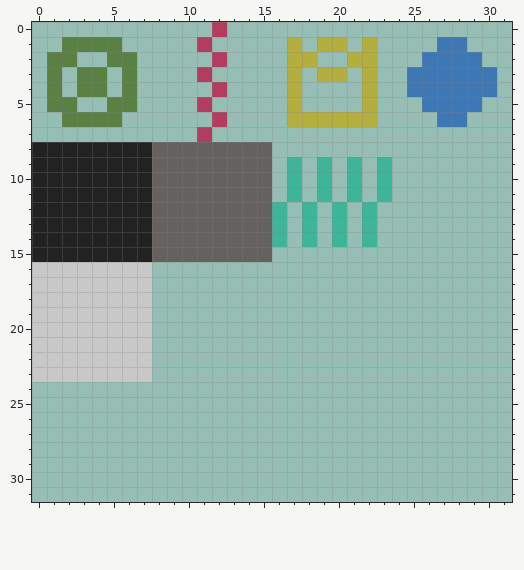
One commit to this pixel-art sprite: assets/tiles.png. Above is the file before it was changed.
The file is 32x32 pixels.
Once edited:
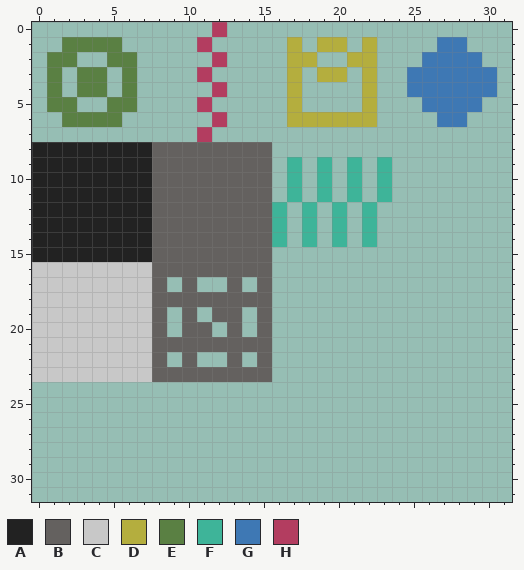
Palette (. is transparent): A #222222  B #64615f  C #c8c8c8  D #b4ae3e  E #5a8043  F #3eb499  G #3e78b4  H #b33d60
Log entry: foreground tile layer support
The edit:
{"y":16,"x":8,"old":"........","new":"BBBBBBBB"}
{"y":17,"x":8,"old":".","new":"B"}
{"y":17,"x":10,"old":".","new":"B"}
{"y":17,"x":13,"old":".","new":"B"}
{"y":17,"x":15,"old":".","new":"B"}
{"y":18,"x":8,"old":"........","new":"BBBBBBBB"}
{"y":19,"x":8,"old":".","new":"B"}
{"y":19,"x":10,"old":".","new":"B"}
{"y":19,"x":12,"old":"..","new":"BB"}
{"y":19,"x":15,"old":".","new":"B"}
{"y":20,"x":8,"old":".","new":"B"}
{"y":20,"x":10,"old":"..","new":"BB"}
{"y":20,"x":13,"old":".","new":"B"}
{"y":20,"x":15,"old":".","new":"B"}
{"y":21,"x":8,"old":"........","new":"BBBBBBBB"}
{"y":22,"x":8,"old":".","new":"B"}
{"y":22,"x":10,"old":".","new":"B"}
{"y":22,"x":13,"old":".","new":"B"}
{"y":22,"x":15,"old":".","new":"B"}
{"y":23,"x":8,"old":"........","new":"BBBBBBBB"}
